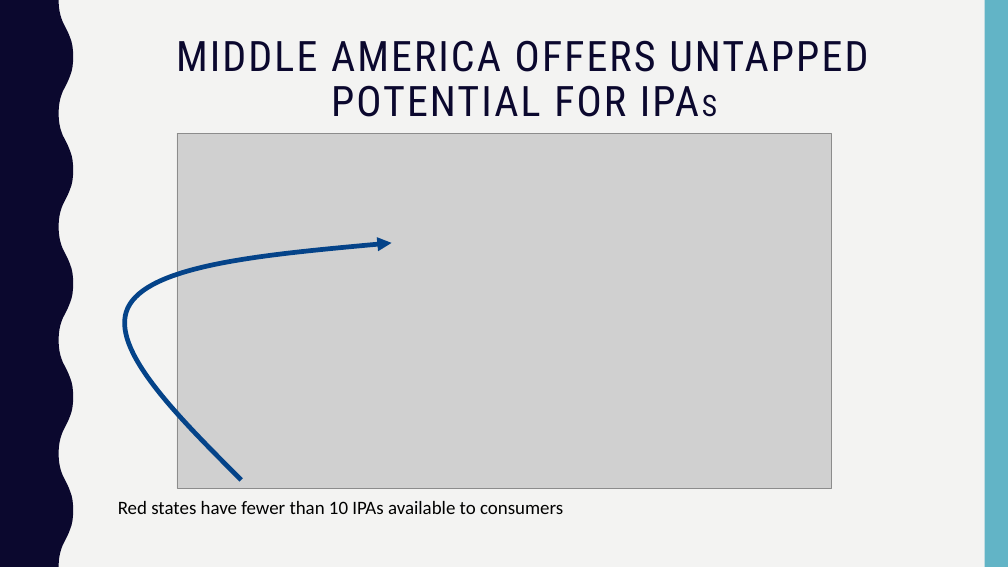
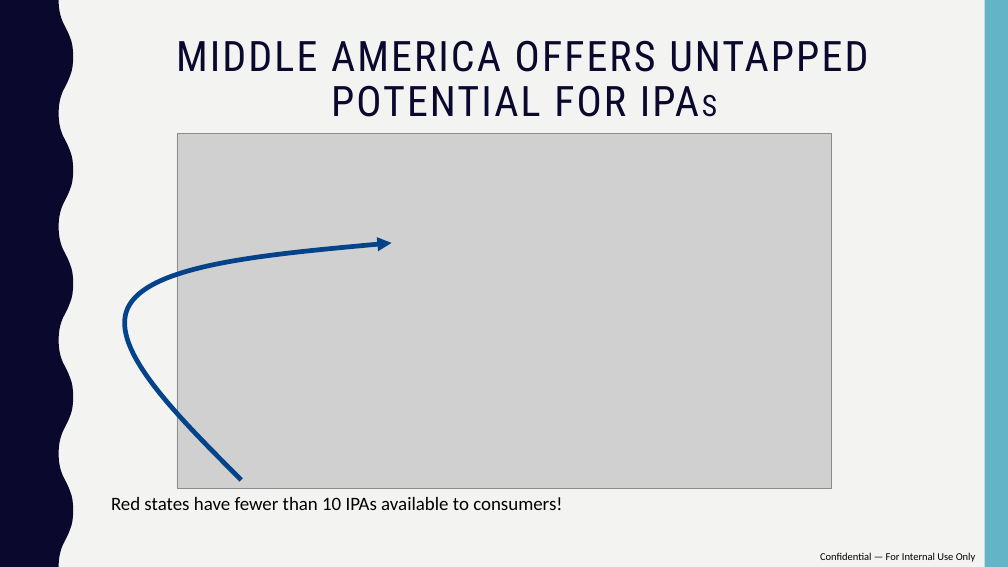
Before and after one commit to mattfarrow1/6306-project-1, a slide deck: slide 11 of docs/Matt_Farrow_Megan_Ball_DS6306_EDA.pptx. Drawn at 1008x567 pixels with LibreOffice and Linux fonts; fonts in the diff are those of the drawing; grey boxes stand for pictures. Boxes give left, top, right and bottom in pixels: in the first picture for what was removed or moved away, otherwise in the second. Text is boxed around its words. In the diff, an @@ line names an element or a change of style, - is before the commit and + after.

```diff
--- a/docs/Matt_Farrow_Megan_Ball_DS6306_EDA.pptx
+++ b/docs/Matt_Farrow_Megan_Ball_DS6306_EDA.pptx
@@ text at (111,497,562,510): text changed @@
-Red states have fewer than 10 IPAs available to consumers
+Red states have fewer than 10 IPAs available to consumers!
@@ text added at (820,552,976,562), 10 pt, text #000000 @@
+Confidential — For Internal Use Only
```
Also in this commit, not shown: 8 other slides changed, 1 slide added, 1 slide removed.
